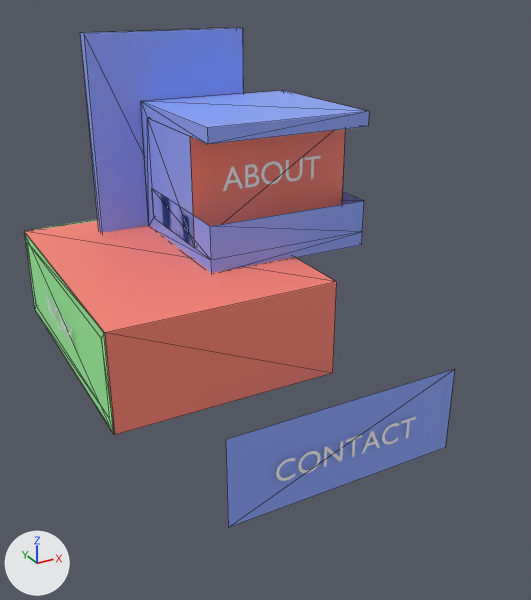
A saved change to the glTF model static/models/Mockup.glb.
Before and after are seen from a camera (50 mm lens) standing at (-7.45, -11.97, 8.63) and looking at (0.56, 2.59, 1.35). Arrows for +X, +Y and +Z are at lower left; the lights stay in place. Mesh edges are drawn as thin lines on the coarser meshes. Where no turn or scale is listed for an object, it has been applied to the vertices.
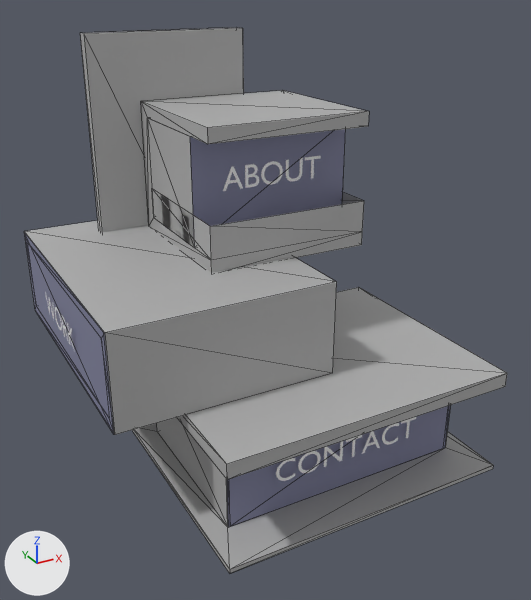
Commit message: Speed up loading overlay destroy

Changed parts and their boxes [x1, y1, x2, y2] in the pictures (531 x 600 px):
'cube3', recoloured, moved: before [32, 219, 98, 230]; after [132, 287, 507, 573]
'cube2', recoloured: [24, 220, 337, 435] in both
'cube1', recoloured (blue to grey): [141, 90, 369, 273] in both
'cube4', recoloured (blue to grey): [80, 28, 244, 232] in both
'plane3', recoloured: [226, 369, 455, 527] in both
'plane1', recoloured: [190, 129, 345, 248] in both
'plane2', recoloured: [24, 232, 114, 434] in both

The change in detail:
Material 'overlay' (mat_overlay) is new.
Its base color is (0.225, 0.232, 0.359) (blue #8284a2).
Material 'cube' (mat_cube) is new.
Its base color is (0.439, 0.439, 0.439) (grey #b1b1b1).
me_cube_003 has 26 vertices, 42 faces and spans x -1.82..1.82, y -1.76..1.76, z -1.44..1.44.
me_cube_003 no longer uses material mat_overlayb (blue #8ea8ff).
me_cube_003 now uses material mat_cube (grey #b1b1b1).
me_cube_001 has 16 vertices, 28 faces and spans x -2.29..2.29, y -3.02..3.02, z -1.0..1.0.
me_cube_001 no longer uses material mat_overlayr (red #ff8676).
me_cube_001 now uses material mat_cube (grey #b1b1b1).
me_cube has 32 vertices, 60 faces and spans x -3.16..3.18, y -2.84..2.33, z -1.1..1.26.
me_cube no longer uses material mat_overlayg (green #a6ffa5).
me_cube now uses material mat_cube (grey #b1b1b1).
me_cube_002 has 8 vertices, 12 faces and spans x -2.56..1.12, y -0.16..0.16, z -3.74..4.92.
me_cube_002 no longer uses material mat_overlayb (blue #8ea8ff).
me_cube_002 now uses material mat_cube (grey #b1b1b1).
me_plane_002 has 4 vertices, 2 faces and spans x -1.71..1.93, y 0.0, z -1.0..1.28.
me_plane_002 no longer uses material mat_overlayr (red #ff8676).
me_plane_002 now uses material mat_overlay (blue #8284a2).
me_plane_003 has 4 vertices, 2 faces and spans x 0.0, y -3.0..3.0, z -1.0..1.0.
me_plane_003 no longer uses material mat_overlayg (green #a6ffa5).
me_plane_003 now uses material mat_overlay (blue #8284a2).
me_plane_004 has 4 vertices, 2 faces and spans x -2.7..2.7, y 0.0, z -1.0..1.0.
me_plane_004 no longer uses material mat_overlayb (blue #8ea8ff).
me_plane_004 now uses material mat_overlay (blue #8284a2).
Object 'cube3' (ob_cube3) moves from (0.0, 8.95, 0.0) to (0.0, 0.0, 0.0).
